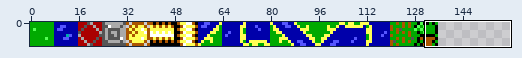
Sprite sheet: assets/bg_8x8.png. The picture above shows the old version from afar; the outline marks the close-up.
Close-up. As it was:
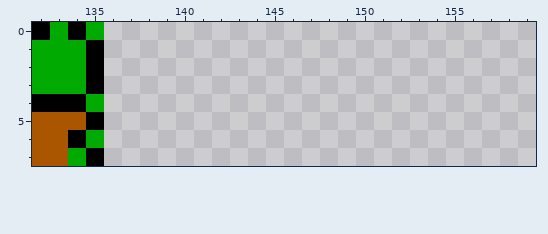
The file is 160x8 pixels. Shown: x 132..159, y 0..7.
The same view after the edit:
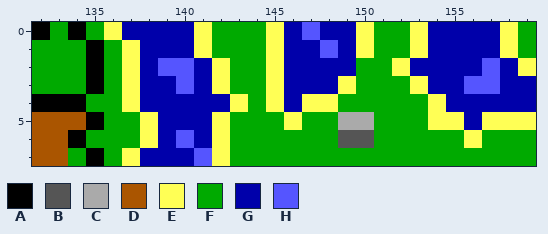
Palette (. is transparent): A #000000  B #555555  C #aaaaaa  D #aa5500  E #ffff55  F #00aa00  G #0000aa  H #5555ff
What changed:
y 0: x 136..159 ........................ -> EGGGGEFFFEGHGGEFFEGGGGEF
y 1: x 136..159 ........................ -> FEGGGEFFFEGGHGEFFEGGGGEF
y 2: x 136..159 ........................ -> FEGHHGEFFEGGGGFFEGGGGHGE
y 3: x 136..159 ........................ -> FEGGHGEFFEGGGEFFFEGGHHGG
y 4: x 136..159 ........................ -> FEGGGGGEFEGEEFFFFFEGGGGG
y 5: x 136..159 ........................ -> FFEGGGEFFFEFFCCFFFEEGEEE
y 6: x 136..159 ........................ -> FFEGHGEFFFFFFBBFFFFFEFFF
y 7: x 136..159 ........................ -> FEGGGHEFFFFFFFFFFFFFFFFF
Where, in picture pixels (left, top, right, bottom), the same in both close-ups:
added: (104, 22, 536, 166)
